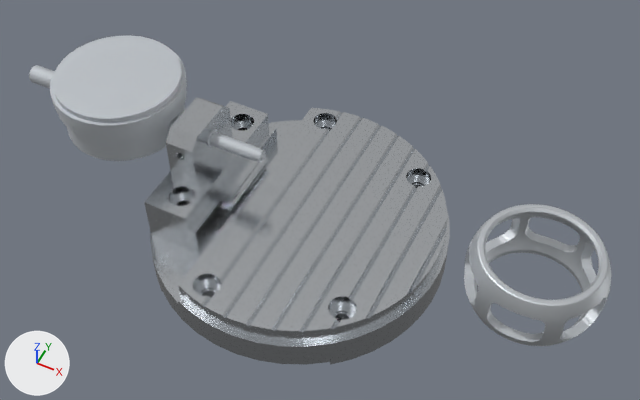
A saved change to the glTF model BJ_CAGE/Outer_Diameter/Outer_Diameter.glb.
Rendered twice from a 50 mm camera at (0.1386, -0.2209, 0.3087) aimed at (0.0268, 0.0026, 0.0293). The lights are fixed; the arrows at lower left show +X, +Y and +Z. The older version comes first.

In view in the first picture: 'BJ 79', 'Indigator', 'Outer_Diameter', 'Outer_Diameter.003', 'Outer_Diameter.004', 'Outer_Diameter.005', 'Outer_Diameter.006'.
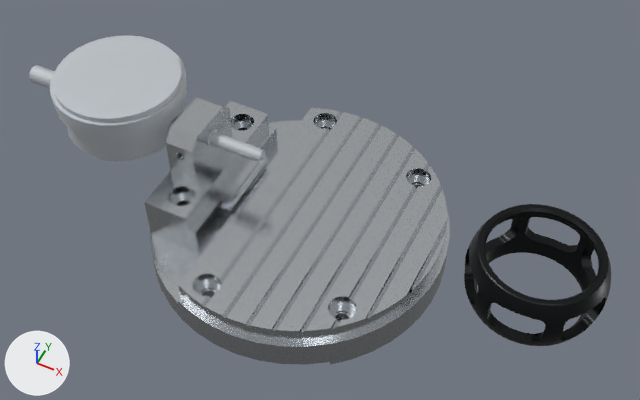
Location of each change, [x1, y1, x2, y2] in pixels of the pictures (640 x 400 px):
'BJ 79', recoloured (light grey to black): [464, 204, 611, 346] in both

What changed in the scene script:
```text
Add mat_opaque_255_255_255__003:
    mat_opaque_255_255_255__003 = principled_material('Opaque(255,255,255).003')
    mat_opaque_255_255_255__003.base_color = (0.0252, 0.0273, 0.0284)  # black #2c2e2f
    mat_opaque_255_255_255__003.metallic = 1.0
    mat_opaque_255_255_255__003.roughness = 0.4
Change me_bj_79:
    where me_bj_79.from_pydata(...)  # 1464 vertices, 2952 faces; spans x -0.0068..0.0478, y -0.0263..0.0263, z 0.023..0.0498
    remove me_bj_79.materials.append(mat_opaque_255_255_255__001)  # light grey #d0d4d8
    add me_bj_79.materials.append(mat_opaque_255_255_255__003)  # black #2c2e2f
```
